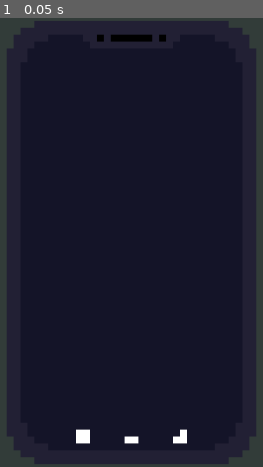
Above: before the commit, frame 1.
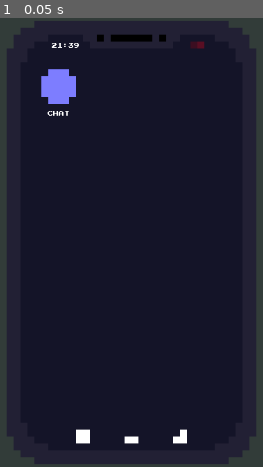
Above: after the commit, the same moment.

Repository: sleiph/uatisapi
Game: Godot game, scene res://cenas/home.tscn
Same seed, same stepped clock (60 frames per second), same inputs: the game is played once before the commit and once after it.
Inputs:
- Up to frame 1 (0.05 s): no input

The runs differ from the first frame. In frame 1, 1.1% of the frame differs, in the area x 15-78%, y 5-22%.

Commit message:
adicionando home

Diff:
--- a/cenas/home.tscn
+++ b/cenas/home.tscn
@@ -7,8 +7,16 @@
 [ext_resource type="Texture2D" uid="uid://i76pbymiwp3s" path="res://sprites/minimizar2.png" id="6_ifc7g"]
 [ext_resource type="PackedScene" uid="uid://mfjonwkn2fwd" path="res://cenas/whatsapp.tscn" id="7_282o3"]
 [ext_resource type="Texture2D" uid="uid://cyrobn8yv6lji" path="res://sprites/voltar2.png" id="7_ojmnj"]
+[ext_resource type="Texture2D" uid="uid://bkaios4gu43b2" path="res://sprites/bateria.png" id="8_liar5"]
+[ext_resource type="PackedScene" uid="uid://bymfj8ad08etu" path="res://cenas/inicio.tscn" id="9_ifc7g"]
+[ext_resource type="FontFile" uid="uid://dtw6fklmxu1n2" path="res://fonts/PressStart2P-Regular.ttf" id="9_liar5"]
 
 [sub_resource type="StyleBoxEmpty" id="StyleBoxEmpty_282o3"]
+
+[sub_resource type="LabelSettings" id="LabelSettings_liar5"]
+font = ExtResource("9_liar5")
+font_size = 8
+shadow_size = 0
 
 [node name="Node2D" type="Node2D"]
 
@@ -25,48 +33,75 @@
 layout_mode = 2
 texture = ExtResource("2_7bw3u")
 
-[node name="PanelContainer" type="PanelContainer" parent="CenterContainer/celular"]
+[node name="tela" type="PanelContainer" parent="CenterContainer/celular"]
 layout_mode = 0
 offset_right = 40.0
 offset_bottom = 40.0
 theme_override_styles/panel = SubResource("StyleBoxEmpty_282o3")
 
-[node name="tela" type="TextureRect" parent="CenterContainer/celular/PanelContainer"]
+[node name="telaSprite" type="TextureRect" parent="CenterContainer/celular/tela"]
 self_modulate = Color(0.0784314, 0.0784314, 0.156863, 1)
 layout_mode = 2
 texture = ExtResource("3_7bw3u")
 
-[node name="MarginContainer" type="MarginContainer" parent="CenterContainer/celular/PanelContainer"]
+[node name="hora-bateria" type="MarginContainer" parent="CenterContainer/celular/tela"]
+layout_mode = 2
+size_flags_vertical = 0
+theme_override_constants/margin_left = 65
+theme_override_constants/margin_top = 30
+
+[node name="HBoxContainer" type="HBoxContainer" parent="CenterContainer/celular/tela/hora-bateria"]
+layout_mode = 2
+size_flags_vertical = 0
+theme_override_constants/separation = 160
+
+[node name="Label" type="Label" parent="CenterContainer/celular/tela/hora-bateria/HBoxContainer"]
+texture_filter = 1
+layout_mode = 2
+size_flags_vertical = 8
+text = "21:39"
+label_settings = SubResource("LabelSettings_liar5")
+
+[node name="bateria" type="TextureRect" parent="CenterContainer/celular/tela/hora-bateria/HBoxContainer"]
+self_modulate = Color(1, 0, 0.0980392, 0.294118)
+layout_mode = 2
+size_flags_horizontal = 0
+size_flags_vertical = 0
+texture = ExtResource("8_liar5")
+
+[node name="subNav" type="MarginContainer" parent="CenterContainer/celular/tela"]
 custom_minimum_size = Vector2(0, 50)
 layout_mode = 2
 size_flags_vertical = 8
 
-[node name="CenterContainer" type="CenterContainer" parent="CenterContainer/celular/PanelContainer/MarginContainer"]
+[node name="CenterContainer" type="CenterContainer" parent="CenterContainer/celular/tela/subNav"]
 layout_mode = 2
 size_flags_vertical = 0
 
-[node name="HBoxContainer" type="HBoxContainer" parent="CenterContainer/celular/PanelContainer/MarginContainer/CenterContainer"]
+[node name="HBoxContainer" type="HBoxContainer" parent="CenterContainer/celular/tela/subNav/CenterContainer"]
 layout_mode = 2
 size_flags_vertical = 0
 theme_override_constants/separation = 50
 
-[node name="TextureRect" type="TextureRect" parent="CenterContainer/celular/PanelContainer/MarginContainer/CenterContainer/HBoxContainer"]
+[node name="TextureRect" type="TextureRect" parent="CenterContainer/celular/tela/subNav/CenterContainer/HBoxContainer"]
 layout_mode = 2
 size_flags_horizontal = 0
 size_flags_vertical = 0
 texture = ExtResource("5_liar5")
 
-[node name="TextureRect2" type="TextureRect" parent="CenterContainer/celular/PanelContainer/MarginContainer/CenterContainer/HBoxContainer"]
+[node name="TextureRect2" type="TextureRect" parent="CenterContainer/celular/tela/subNav/CenterContainer/HBoxContainer"]
 layout_mode = 2
 size_flags_horizontal = 0
 size_flags_vertical = 0
 texture = ExtResource("6_ifc7g")
 
-[node name="TextureRect3" type="TextureRect" parent="CenterContainer/celular/PanelContainer/MarginContainer/CenterContainer/HBoxContainer"]
+[node name="TextureRect3" type="TextureRect" parent="CenterContainer/celular/tela/subNav/CenterContainer/HBoxContainer"]
 layout_mode = 2
 size_flags_horizontal = 0
 size_flags_vertical = 0
 texture = ExtResource("7_ojmnj")
 
+[node name="inicio" parent="CenterContainer/celular" instance=ExtResource("9_ifc7g")]
+
 [node name="whatsapp" parent="CenterContainer/celular" instance=ExtResource("7_282o3")]
 visible = false
--- /dev/null
+++ b/cenas/inicio.tscn
@@ -0,0 +1,38 @@
+[gd_scene load_steps=3 format=3 uid="uid://bymfj8ad08etu"]
+
+[ext_resource type="Texture2D" uid="uid://cgwv6q2lawb8q" path="res://sprites/avatar.png" id="1_uvi1v"]
+[ext_resource type="FontFile" uid="uid://dtw6fklmxu1n2" path="res://fonts/PressStart2P-Regular.ttf" id="2_00btm"]
+
+[node name="inicio" type="Node2D"]
+
+[node name="MarginContainer" type="MarginContainer" parent="."]
+offset_left = 20.0
+offset_top = 60.0
+offset_right = 340.0
+offset_bottom = 580.0
+theme_override_constants/margin_left = 30
+theme_override_constants/margin_top = 10
+
+[node name="GridContainer" type="GridContainer" parent="MarginContainer"]
+layout_mode = 2
+theme_override_constants/h_separation = 20
+theme_override_constants/v_separation = 20
+columns = 4
+
+[node name="VBoxContainer" type="VBoxContainer" parent="MarginContainer/GridContainer"]
+layout_mode = 2
+theme_override_constants/separation = 10
+
+[node name="TextureRect" type="TextureRect" parent="MarginContainer/GridContainer/VBoxContainer"]
+self_modulate = Color(0.490196, 0.490196, 1, 1)
+layout_mode = 2
+texture = ExtResource("1_uvi1v")
+
+[node name="Label" type="Label" parent="MarginContainer/GridContainer/VBoxContainer"]
+texture_filter = 1
+layout_mode = 2
+theme_override_fonts/font = ExtResource("2_00btm")
+theme_override_font_sizes/font_size = 8
+text = "Chat"
+horizontal_alignment = 1
+uppercase = true
--- a/cenas/whatsapp.tscn
+++ b/cenas/whatsapp.tscn
@@ -45,25 +45,25 @@
 size_flags_horizontal = 3
 theme_override_styles/panel = SubResource("StyleBoxEmpty_0d2e0")
 
-[node name="PanelContainer" type="PanelContainer" parent="."]
+[node name="input" type="PanelContainer" parent="."]
 offset_left = 40.0
 offset_top = 520.0
 offset_right = 320.0
 offset_bottom = 580.0
 theme_override_styles/panel = SubResource("StyleBoxEmpty_mir7d")
 
-[node name="TextureRect" type="TextureRect" parent="PanelContainer"]
+[node name="TextureRect" type="TextureRect" parent="input"]
 texture_filter = 1
 layout_mode = 2
 texture = ExtResource("3_w6ikf")
 
-[node name="MarginContainer" type="MarginContainer" parent="PanelContainer"]
+[node name="MarginContainer" type="MarginContainer" parent="input"]
 layout_mode = 2
 size_flags_horizontal = 8
 size_flags_vertical = 4
 theme_override_constants/margin_right = 20
 
-[node name="TextureRect" type="TextureRect" parent="PanelContainer/MarginContainer"]
+[node name="TextureRect" type="TextureRect" parent="input/MarginContainer"]
 self_modulate = Color(0.27451, 0.666667, 1, 1)
 layout_mode = 2
 size_flags_horizontal = 4
Not shown: 1 places in cenas/home.tscn that only renumber resources
Binary file added: fonts/PressStart2P-Regular.ttf
Binary file added: sprites/bateria.png
